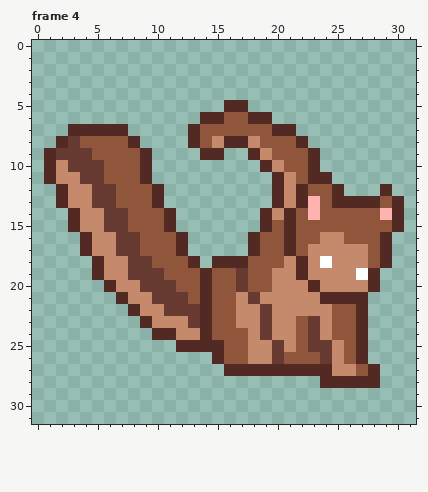
Pixel-art file: Aseprite/Squirrel.aseprite. This is how it looked before the edit.
32x32 pixels, 4 frames. Shown: frame 4. The commit also changed other frames, which this record leaves out.
Once edited:
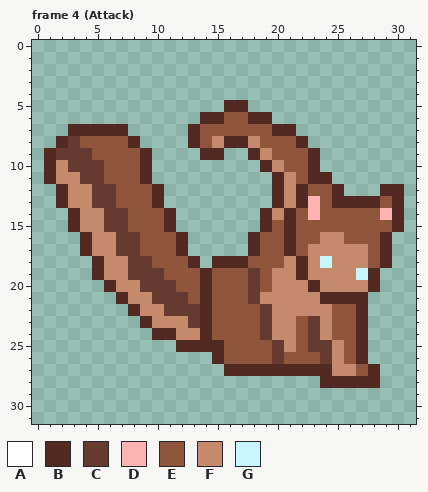
Palette (. is transparent): A #ffffff  B #532a23  C #663931  D #ffb2b2  E #8f563b  F #c5896c  G #c8f6ff
Diff:
Changed rows in their new state; - is an unchanged pixel.
Frame 4 (Attack), layer "Squirrel":
first column x 30:
12 B
first column x 17:
18 -------G---
19 EC--------G
20 EC---------
21 E----------
22 EE---------
23 EE---------
24 -E---------
25 -EE--------
26 -EE--------
Pixel boxes of the changes (left, top, right, bottom) in both pictures:
added: (392, 184, 404, 196)
changed: (320, 256, 368, 280)
changed: (236, 268, 272, 364)
